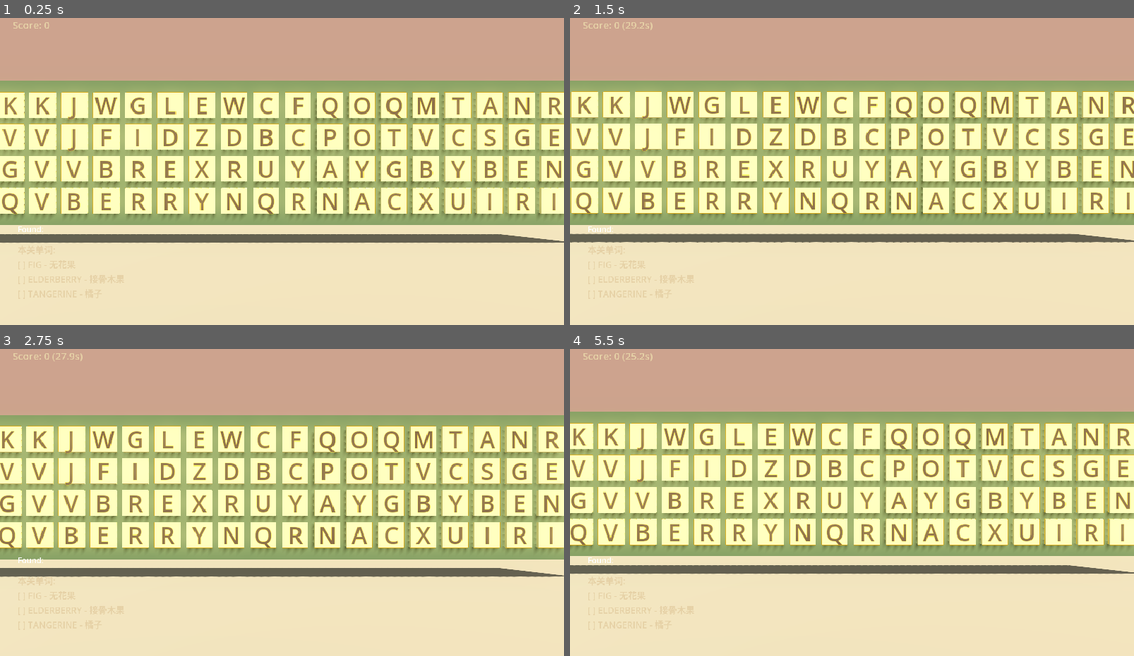
Above: before the commit, frames 1-4 (two rows, left to right).
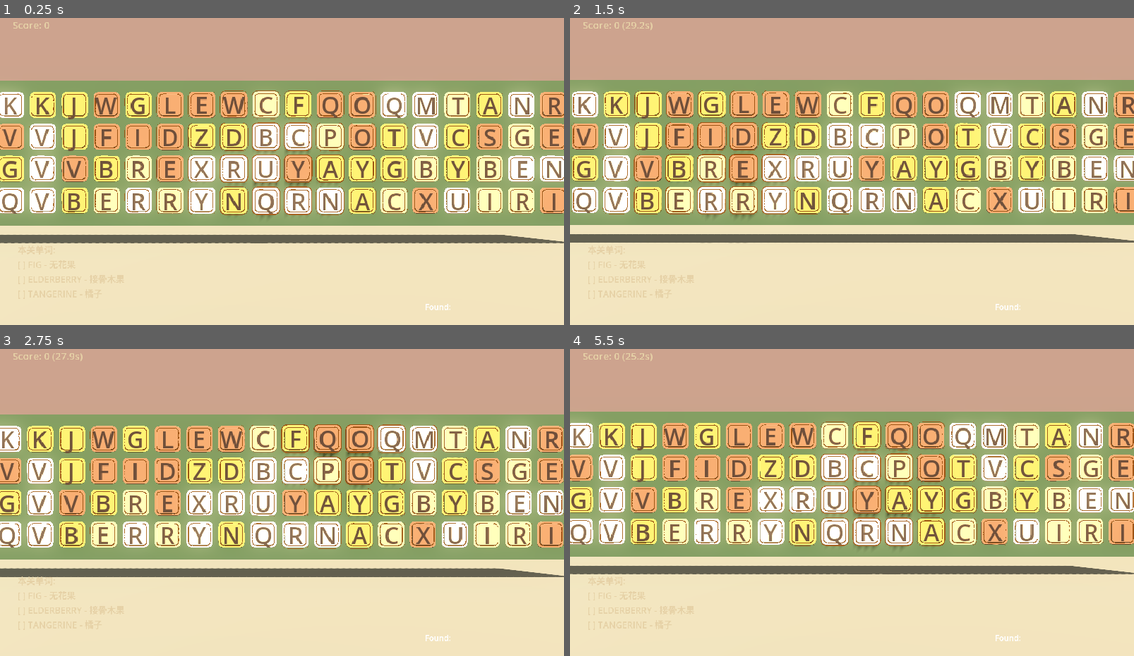
Above: after the commit, the same moments.

Repository: chenxinma/letter-blast
Game: Godot game, scene res://scenes/main_3d.tscn
The game is run twice, just before and just after one commit, with the same random seed, the same clock (stepped at 60 frames per second) and the same inputs.
Inputs (mouse positions are in pixels of both pictures, inside the frame that each line leads up to):
- Up to frame 1 (0.25 s): no input
- Up to frame 2 (1.5 s): move the mouse to (976, 150) at 0.52 s; click (976, 150) at 0.67 s; move the mouse to (739, 183) at 1.27 s; click (739, 183) at 1.42 s
- Up to frame 3 (2.75 s): move the mouse to (338, 428) at 2.02 s; click (338, 428) at 2.17 s
- Up to frame 4 (5.5 s): move the mouse to (823, 560) at 2.77 s; click (823, 560) at 2.92 s; move the mouse to (1021, 545) at 3.52 s; click (1021, 545) at 3.67 s; move the mouse to (682, 450) at 4.27 s; click (682, 450) at 4.42 s; move the mouse to (880, 499) at 5.02 s; click (880, 499) at 5.17 s

The runs differ from the first frame. In frame 1, 29% of the frame differs, in the area x 0-100%, y 23-96%; in frame 2, 29%; in frame 3, 29%; in frame 4, 29%.

Commit message:
feat: update tile visuals, mesh assets, and cell logic
- Update design docs to match new retro color palette specifications
- Replace primitive mesh with external OBJ asset for better fidelity
- Adjust 3D scene transforms to correct background and grid positioning
- Refactor cell script variables and grid manager method calls
- Tune outline shader parameters and remove label outline effects

Diff:
--- a/scenes/background_3d.tscn
+++ b/scenes/background_3d.tscn
@@ -1,16 +1,10 @@
-[gd_scene load_steps=2 format=3 uid="uid://background3d"]
+[gd_scene format=3 uid="uid://background3d"]
 
 [sub_resource type="PlaneMesh" id="PlaneMesh_1"]
 size = Vector2(20, 30)
 
-[node name="Background3D" type="Node3D"]
+[node name="Background3D" type="Node3D" unique_id=1204154533]
 
-[node name="Floor" type="MeshInstance3D" parent="."]
+[node name="Floor" type="MeshInstance3D" parent="." unique_id=1629872564]
 transform = Transform3D(1, 0, 0, 0, 1, 0, 0, 0, 1, 0, -1, 0)
 mesh = SubResource("PlaneMesh_1")
-
-[node name="Background" type="Sprite3D" parent="."]
-transform = Transform3D(30, 0, 0, 0, 20, 0, 0, 0, 1, 0, 10, -15)
-pixel_size = 0.01
-billboard = 0
-texture_filter = 0
--- a/scenes/demo.tscn
+++ /dev/null
@@ -1,32 +0,0 @@
-[gd_scene format=3 uid="uid://1tk0fjv0k5a4"]
-
-[ext_resource type="Shader" uid="uid://cij7ccwtoxnwy" path="res://shaders/outline_3d.gdshader" id="1_tqfh0"]
-
-[sub_resource type="BoxMesh" id="BoxMesh_ba4lm"]
-size = Vector3(0.5, 0.5, 0.5)
-
-[sub_resource type="ShaderMaterial" id="ShaderMaterial_l20p6"]
-render_priority = 0
-shader = ExtResource("1_tqfh0")
-shader_parameter/outline_color = Color(0, 0, 0, 1)
-shader_parameter/outline_width = 0.010000000475
-
-[sub_resource type="StandardMaterial3D" id="StandardMaterial3D_vephn"]
-next_pass = SubResource("ShaderMaterial_l20p6")
-
-[node name="Demo" type="Node3D" unique_id=682715310]
-
-[node name="MeshInstance3D" type="MeshInstance3D" parent="." unique_id=1690184547]
-mesh = SubResource("BoxMesh_ba4lm")
-surface_material_override/0 = SubResource("StandardMaterial3D_vephn")
-
-[node name="Camera3D" type="Camera3D" parent="." unique_id=2122233129]
-transform = Transform3D(0.7071067, -0.18301277, -0.6830128, -0.35355332, 0.74501, -0.5656503, 0.61237246, 0.6414566, 0.46209675, -2, -1, 1)
-fov = 34.751793
-
-[node name="DirectionalLight3D" type="DirectionalLight3D" parent="." unique_id=1946779886]
-transform = Transform3D(1, 0, 0, 0, 0.14154053, 0.9899325, 0, -0.9899325, 0.14154053, 0, 2, 1)
-
-[node name="FillLight" type="DirectionalLight3D" parent="." unique_id=456088358]
-transform = Transform3D(-0.50000024, 0.28204665, -0.8188098, 0, 0.9454802, 0.3256795, 0.86602527, 0.16283982, -0.47274038, -2.5735693, 7.230791, -3.2284641)
-light_energy = 0.4
--- a/scenes/main_3d.tscn
+++ b/scenes/main_3d.tscn
@@ -21,6 +21,7 @@
 script = ExtResource("1_main")
 
 [node name="Background3D" parent="." unique_id=1164069581 instance=ExtResource("8_bg")]
+transform = Transform3D(1, 0, 0, 0, 1, 0, 0, 0, 1, 0, 0, -0.014356613)
 
 [node name="Camera3D" type="Camera3D" parent="." unique_id=1629312009]
 transform = Transform3D(1, 0, 0, 0, 1, 0, 0, 0, 1, -3.5, -0.153, 7.5)
@@ -59,10 +60,10 @@
 theme_override_font_sizes/font_size = 20
 
 [node name="FoundWordsLabel" type="Label" parent="UI" unique_id=1184777317]
-offset_left = 36.0
-offset_top = 440.0
-offset_right = 300.0
-offset_bottom = 470.0
+offset_left = 868.0
+offset_top = 599.0
+offset_right = 1132.0
+offset_bottom = 629.0
 
 [node name="WordMeaningsLabel" type="Label" parent="UI" unique_id=1065602865]
 offset_left = 36.0
@@ -90,7 +91,7 @@
 script = ExtResource("5_grid")
 
 [node name="Backboard" type="MeshInstance3D" parent="GridManager3D" unique_id=888888001]
-transform = Transform3D(1, 0, 0, 0, 1, 0, 0, 0, 1, 0, 0, -0.1)
+transform = Transform3D(1, 0, 0, 0, 1, 0, 0, 0, 1, 0, 0, -0.05)
 layers = 2
 mesh = SubResource("BoxMesh_bb")
 surface_material_override/0 = SubResource("StandardMaterial3D_bb")
--- a/scenes/word_cell_3d.tscn
+++ b/scenes/word_cell_3d.tscn
@@ -1,25 +1,22 @@
 [gd_scene format=3 uid="uid://wordcell3d"]
 
 [ext_resource type="Script" uid="uid://bwyiwrdglp17j" path="res://scripts/word_cell_3d.gd" id="1_cell"]
+[ext_resource type="ArrayMesh" uid="uid://ba2wy12efqgwl" path="res://assets/box.obj" id="2_8ybgw"]
 [ext_resource type="Shader" uid="uid://cij7ccwtoxnwy" path="res://shaders/outline_3d.gdshader" id="2_mrgwo"]
 
 [sub_resource type="BoxShape3D" id="BoxShape3D_1"]
 size = Vector3(0.3, 0.3, 0.1)
 
-[sub_resource type="BoxMesh" id="BoxMesh_1"]
-size = Vector3(0.28, 0.28, 0.05)
-
 [sub_resource type="ShaderMaterial" id="ShaderMaterial_mrgwo"]
 render_priority = 0
 shader = ExtResource("2_mrgwo")
 shader_parameter/outline_color = Color(0.72156864, 0.5254902, 0.043137256, 1)
-shader_parameter/outline_width = 0.0050000002375
+shader_parameter/outline_width = 0.0310000014725
 
 [sub_resource type="StandardMaterial3D" id="StandardMaterial3D_8ybgw"]
 next_pass = SubResource("ShaderMaterial_mrgwo")
 diffuse_mode = 3
 specular_mode = 1
-albedo_color = Color(0.9411765, 0.9019608, 0.54901963, 1)
 roughness = 0.01
 
 [node name="WordCell3D" type="Area3D" unique_id=1067844105]
@@ -30,9 +27,9 @@
 [node name="CollisionShape3D" type="CollisionShape3D" parent="." unique_id=322609765]
 shape = SubResource("BoxShape3D_1")
 
-[node name="Button" type="MeshInstance3D" parent="." unique_id=1969702281]
-transform = Transform3D(1, 0, 0, 0, 1, 0, 0, 0, 1, 0, 0, 0.03)
-mesh = SubResource("BoxMesh_1")
+[node name="Box" type="MeshInstance3D" parent="." unique_id=1969702281]
+transform = Transform3D(0.31, 0, 0, 0, -1.35505305e-08, -0.31, 0, 0.31, -1.35505305e-08, 0, 0, -0.0370031)
+mesh = ExtResource("2_8ybgw")
 surface_material_override/0 = SubResource("StandardMaterial3D_8ybgw")
 
 [node name="LetterLabel" type="Label3D" parent="." unique_id=272922827]
@@ -40,6 +37,5 @@
 pixel_size = 0.008
 texture_filter = 0
 modulate = Color(0.36078432, 0.2509804, 0.2, 1)
-outline_modulate = Color(1, 0.84313726, 0, 1)
 text = "A"
-outline_size = 1
+outline_size = 0
--- a/scripts/grid_manager_3d.gd
+++ b/scripts/grid_manager_3d.gd
@@ -211,7 +211,7 @@
 	for coord in word_coords:
 		var cell = get_cell_at(coord)
 		if cell:
-			cell.set_used(true)
+			cell.set_used()
 
 func is_valid_coordinate(coord: Vector2) -> bool:
 	return coord.x >= 0 and coord.x < grid_width and coord.y >= 0 and coord.y < grid_height
--- a/scripts/word_cell_3d.gd
+++ b/scripts/word_cell_3d.gd
@@ -1,21 +1,42 @@
 extends Area3D
 
 @onready var letter_label: Label3D = $LetterLabel
-@onready var button_mesh: MeshInstance3D = $Button
+@onready var box_mesh: MeshInstance3D = $Box
 
 const CELL_SIZE = 60
-const COLOR_HIGHLIGHT = Color(0.361, 0.486, 0.392, 1.0)
-const COLOR_HINT = Color(0.643, 0.349, 0.671, 0.5)
-const COLOR_USED = Color(0.5, 0.5, 0.5, 0.5)
-const COLOR_NORMAL = Color(0.8, 0.7, 0.5, 1)
+const COLOR_HIGHLIGHT = Color(1.0, 0.894, 0.71, 1.0)
+
+const FILL_COLORS: Array[Color] = [
+	Color(0.961, 0.902, 0.827),
+	Color(0.569, 0.427, 0.357, 1.0),
+	Color(0.608, 0.604, 0.357),
+	Color(0.863, 0.733, 0.553)
+]
+const OUTLINE_COLOR: Color = Color(0.545, 0.267, 0.075)
+const OUTLINE_COLOR_HIGHLIGHT: Color = Color(0.855, 0.647, 0.125, 1.0)
+
+const USED_COLOR: Color = Color(0.205, 0.205, 0.205, 1.0)
+const USED_OUTLINE_COLOR: Color = Color(0.073, 0.073, 0.073, 1.0)
+
+const HOVER_MAX_DISTANCE := 1.5
+const HOVER_MAX_RISE := 0.1
+const HOVER_SMOOTH_SPEED := 10.0
 
 var letter: String = ""
+var _box_color_idx: int = 0
 var coordinate: Vector2 = Vector2.ZERO
 var is_used: bool = false
 var is_highlighted: bool = false
+var _target_z: float = 0.0
+var _base_z: float = 0.0
 
 func _ready() -> void:
 	_setup_sprite()
+	_base_z = position.z
+
+func _process(delta: float) -> void:
+	var current_z = position.z
+	position.z = lerp(current_z, _target_z + _base_z, HOVER_SMOOTH_SPEED * delta)
 
 func _setup_sprite() -> void:
 	pass
@@ -23,29 +44,99 @@
 func set_hint() -> void:
 	pass
 
+func _physics_process(_delta: float) -> void:
+	if is_used:
+		_target_z = 0.0
+		return
+
+	var camera = get_viewport().get_camera_3d()
+	if not camera:
+		return
+
+	var mouse_pos = get_viewport().get_mouse_position()
+	var from = camera.project_ray_origin(mouse_pos)
+	var to = from + camera.project_ray_normal(mouse_pos) * 1000.0
+
+	var space_state = get_world_3d().direct_space_state
+	var query = PhysicsRayQueryParameters3D.create(from, to)
+	query.collision_mask = collision_mask
+
+	var result = space_state.intersect_ray(query)
+
+	var mouse_world_pos: Vector3
+	if result:
+		mouse_world_pos = result.position
+	else:
+		var plane = Plane(Vector3.FORWARD, global_position.z)
+		mouse_world_pos = plane.intersects_ray(from, to)
+		if mouse_world_pos == null:
+			mouse_world_pos = global_position
+
+	var distance_2d = Vector2(mouse_world_pos.x - global_position.x, mouse_world_pos.y - global_position.y).length()
+	var hover_factor = clamp(1.0 - distance_2d / HOVER_MAX_DISTANCE, 0.0, 1.0)
+	_target_z = hover_factor * HOVER_MAX_RISE
+
 func set_letter(c: String, coord: Vector2) -> void:
 	letter = c
 	coordinate = coord
 	if letter_label and letter.length() == 1:
 		letter_label.text = letter.to_upper()
+	_apply_random_color()
 
-func set_used(used: bool) -> void:
-	is_used = used
+func set_used() -> void:
+	is_used = true
 	if is_used:
 		if letter_label:
-			letter_label.modulate = Color(0.3, 0.3, 0.3, 0.5)
-		if button_mesh:
-			button_mesh.visible = false
-	else:
-		if letter_label:
-			letter_label.modulate = Color(1, 1, 1, 1)
-		if button_mesh:
-			button_mesh.visible = true
+			letter_label.modulate = Color(0.478, 0.478, 0.478, 1.0)
+		if box_mesh:
+			var material = box_mesh.get_surface_override_material(0)
+			if not material:
+				return
+			material.albedo_color = USED_COLOR
+			var outline_material = material.next_pass
+			if outline_material and outline_material is ShaderMaterial:
+				outline_material.set_shader_parameter("outline_color",
+													  USED_OUTLINE_COLOR)
+
 
 func set_highlighted(highlighted: bool) -> void:
 	is_highlighted = highlighted
 	if is_used:
 		return
+	var material = box_mesh.get_surface_override_material(0)
+	if not material:
+		return
+
+	if highlighted:
+		material.albedo_color = COLOR_HIGHLIGHT
+		var outline_material = material.next_pass
+		if outline_material and outline_material is ShaderMaterial:
+			outline_material.set_shader_parameter("outline_color",
+												  OUTLINE_COLOR_HIGHLIGHT)
+	else:
+		material.albedo_color = FILL_COLORS[_box_color_idx]
+		var outline_material = material.next_pass
+		if outline_material and outline_material is ShaderMaterial:
+			outline_material.set_shader_parameter("outline_color",
+												  OUTLINE_COLOR)
+
 
 func get_world_position() -> Vector3:
 	return global_position
+
+func _apply_random_color() -> void:
+	if not box_mesh:
+		return
+	var material = box_mesh.get_surface_override_material(0)
+	if not material:
+		return
+	var new_material = material.duplicate()
+	_box_color_idx = randi() % FILL_COLORS.size()
+	var fill_color: Color = FILL_COLORS[_box_color_idx]
+	new_material.albedo_color = fill_color
+	var outline_material = new_material.next_pass
+	if outline_material and outline_material is ShaderMaterial:
+		var new_outline = outline_material.duplicate()
+		new_outline.set_shader_parameter("outline_color", OUTLINE_COLOR)
+		new_material.next_pass = new_outline
+	box_mesh.set_surface_override_material(0, new_material)
--- a/shaders/outline_3d.gdshader
+++ b/shaders/outline_3d.gdshader
@@ -2,7 +2,7 @@
 render_mode cull_front, unshaded;
 
 uniform vec4 outline_color : source_color;
-uniform float outline_width : hint_range(0.5, 0.5) = 0.02;
+uniform float outline_width : hint_range(0.0, 0.5) = 0.02;
 
 void vertex() {
     VERTEX += NORMAL * outline_width;
Not shown, added: assets/background.png.import
Not shown, added: assets/box.obj
Not shown, added: assets/box.obj.import
Binary file removed: assets/letters.png
Not shown, removed: assets/letters.png.import
Binary file removed: assets/letters2.png
Not shown, removed: assets/letters2.png.import
Binary file removed: docs/letter.jpg
Not shown, removed: docs/letter.jpg.import
Not shown, added: assets/background.png
Not shown, changed: docs/字母网格.psd
Not shown, changed: docs/美术风格.md
